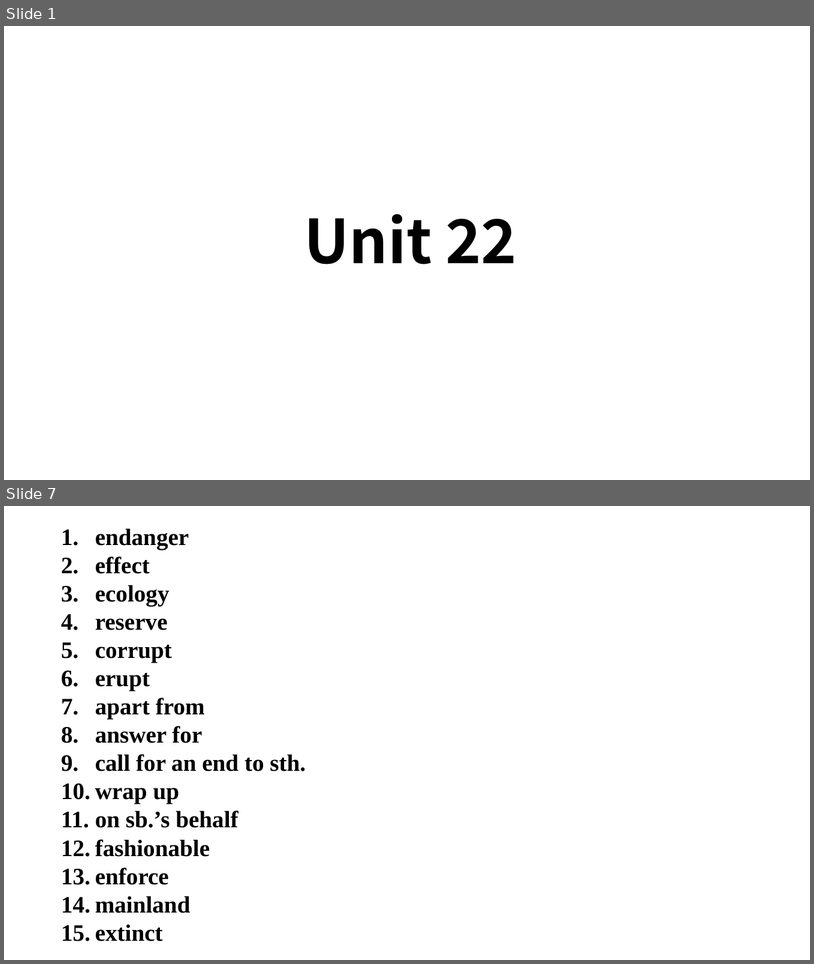
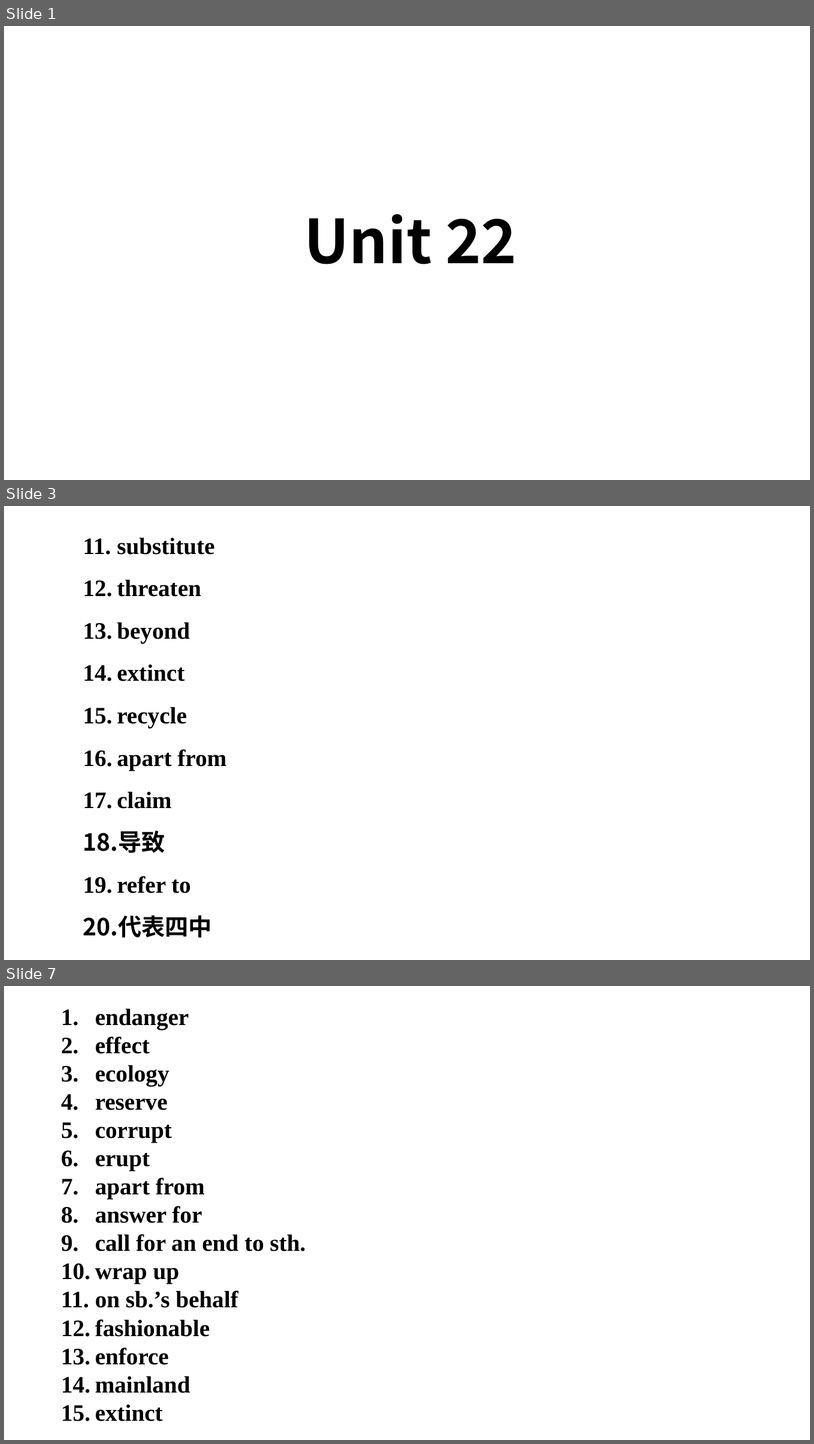
Before and after one commit to ZogeMung/class10, a slide deck: yingyu/U22.pptx. Shown one above the other, each under a label of ours: slides 1 and 7 before the commit, slides 1, 3 and 7 after it; the slides between them are not shown. The pictures are 814x964 and 814x1444 pixels, drawn with LibreOffice and Linux fonts; fonts in the diff are those of the drawing; background and template pictures are left out. Boxes give left, top, right and bottom in pixels: in the first picture for what was removed or moved away, otherwise in the second. Text is boxed around its words. In the diff, an @@ line names an element or a change of style, - is before the commit and + after.

```diff
--- a/yingyu/U22.pptx
+++ b/yingyu/U22.pptx
@@ slide 3 added at (x1=4, y1=506, x2=810, y2=960), background picture (left out) @@
@@ text added at (x1=83, y1=537, x2=227, y2=937), 28 pt, text #000000, bold @@
+11. substitute
+12. threaten
+13. beyond
+14. extinct
+15. recycle
+16. apart from
+17. claim
+18. 导致
+19. refer to
+20. 代表四中
```
Also in this commit, not shown: 4 slides changed, 1 slide removed, 2 other files.
